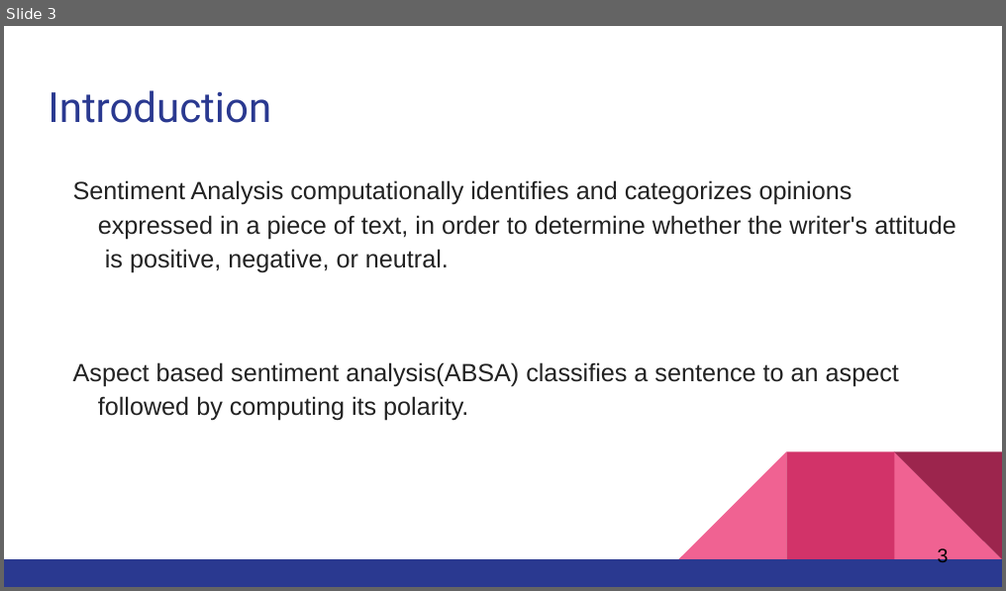
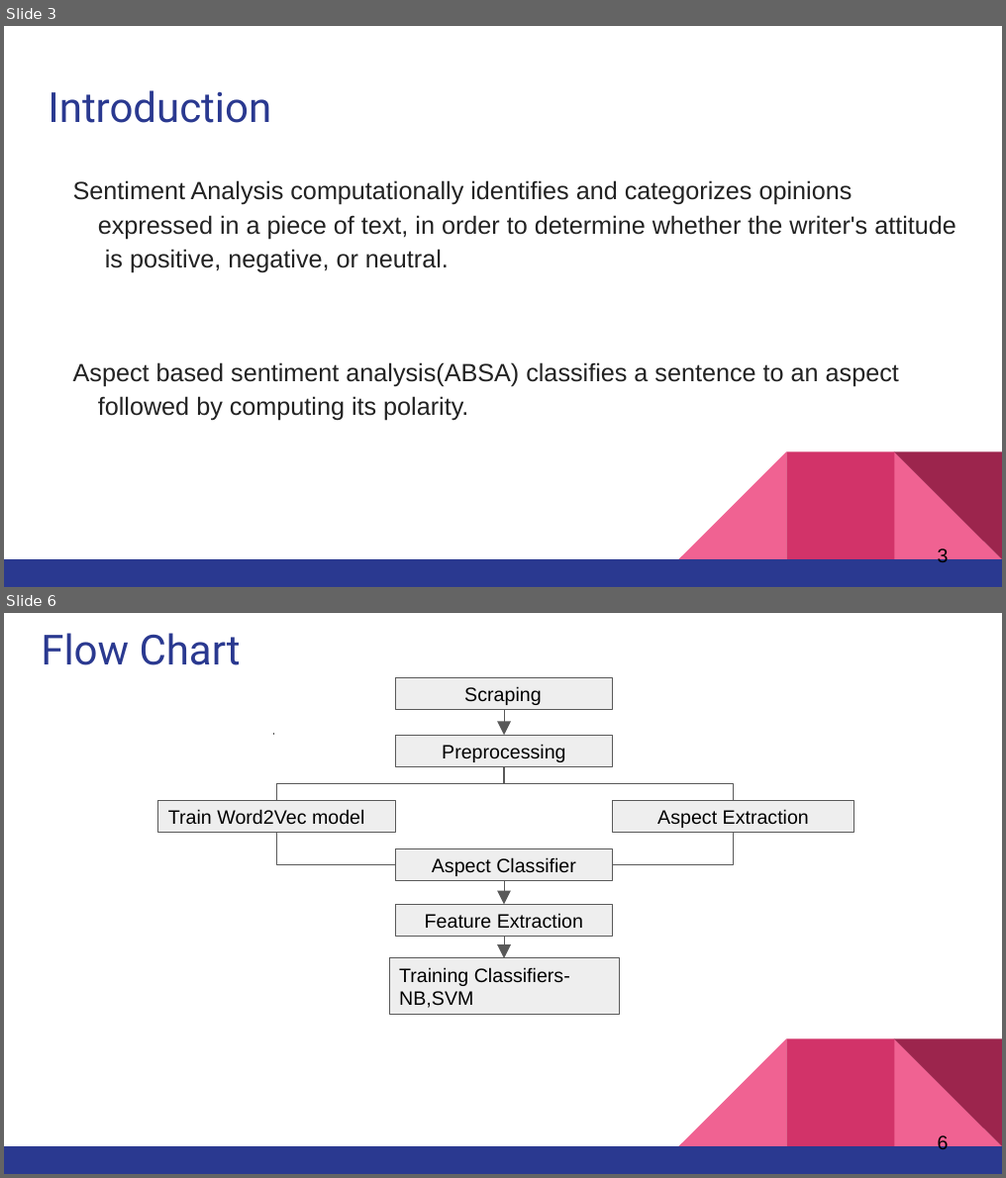
Before and after one commit to pranavshenoy/job_analysis, a slide deck: Presentation/final_presentation.pptx. Shown one above the other, each under a label of ours: slide 3 before the commit, slides 3 and 6 after it; the slides between them are not shown. The pictures are 1006x591 and 1006x1178 pixels, drawn with LibreOffice and Linux fonts; fonts in the diff are those of the drawing. Boxes give left, top, right and bottom in pixels: in the first picture for what was removed or moved away, otherwise in the second. Text is boxed around its words. In the diff, an @@ line names an element or a change of style, - is before the commit and + after.

```diff
--- a/Presentation/final_presentation.pptx
+++ b/Presentation/final_presentation.pptx
@@ slide 6 added at [4,613,1002,1174], background #FFFFFF; not listed: 5 template elements that a slide beside it also shows @@
@@ title added at [41,633,241,665], 30 pt, text #2A3990 @@
+Flow Chart
@@ rectangle added at [395,678,613,710], fill #EEEEEE, outline #595959 0.75 pt, 14 pt, text #000000 @@
+Scraping
@@ arrow added from (504, 710) to (504, 735), #595959 0.75 pt @@
@@ line added from (273, 733) to (273, 735), #595959 0.75 pt @@
@@ rectangle added at [395,735,613,766], fill #EEEEEE, outline #595959 0.75 pt, 14 pt, text #000000 @@
+Preprocessing
@@ line added from (479, 734) to (479, 734), #595959 0.75 pt @@
@@ elbow line added from (504, 766) to (276, 801), #595959 0.75 pt @@
@@ line added from (504, 766) to (504, 766), #595959 0.75 pt @@
@@ elbow line added from (734, 801) to (504, 766), #595959 0.75 pt @@
@@ rectangle added at [158,801,396,833], fill #EEEEEE, outline #595959 0.75 pt, 14 pt, text #000000 @@
+Train Word2Vec model
@@ line added from (276, 801) to (276, 801), #595959 0.75 pt @@
@@ rectangle added at [613,801,854,833], fill #EEEEEE, outline #595959 0.75 pt, 14 pt, text #000000 @@
+Aspect Extraction
@@ elbow line added from (276, 833) to (395, 864), #595959 0.75 pt @@
@@ rectangle added at [395,849,613,880], fill #EEEEEE, outline #595959 0.75 pt, 14 pt, text #000000 @@
+Aspect Classifier
@@ elbow line added from (734, 833) to (613, 864), #595959 0.75 pt @@
@@ rectangle added at [395,904,613,937], fill #EEEEEE, outline #595959 0.75 pt, 14 pt, text #000000 @@
+Feature Extraction
@@ arrow added from (504, 880) to (504, 904), #595959 0.75 pt @@
@@ arrow added from (504, 937) to (504, 959), #595959 0.75 pt @@
@@ rectangle added at [389,959,619,1014], fill #EEEEEE, outline #595959 0.75 pt, 14 pt, text #000000 @@
+Training Classifiers-NB,SVM
@@ page number added at [938,1134,948,1154], 14 pt, text #000000 @@
+6
```
Also in this commit, not shown: 12 slides changed, 6 other slides added, 8 slides removed, 26 other files.
